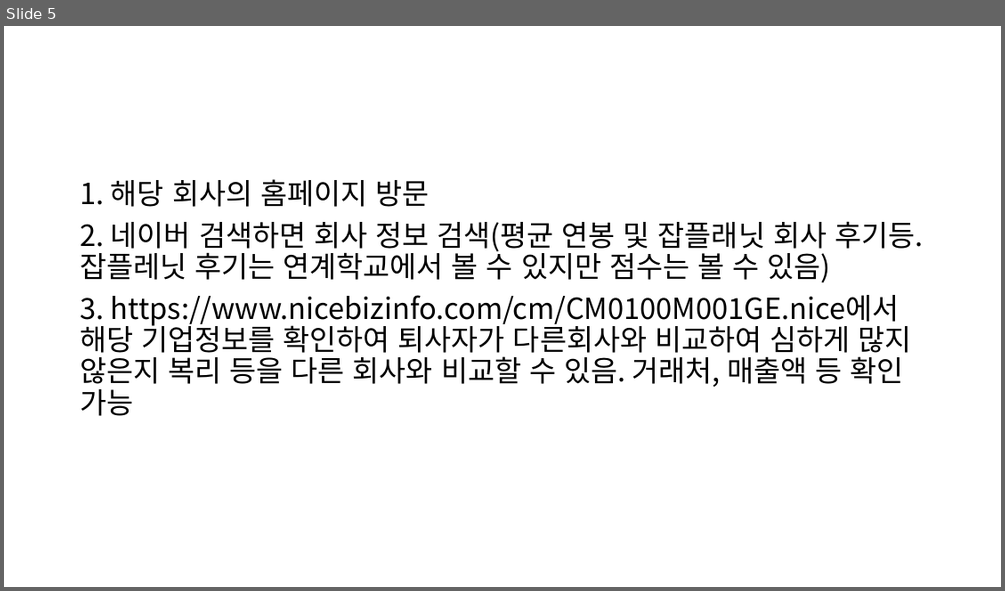
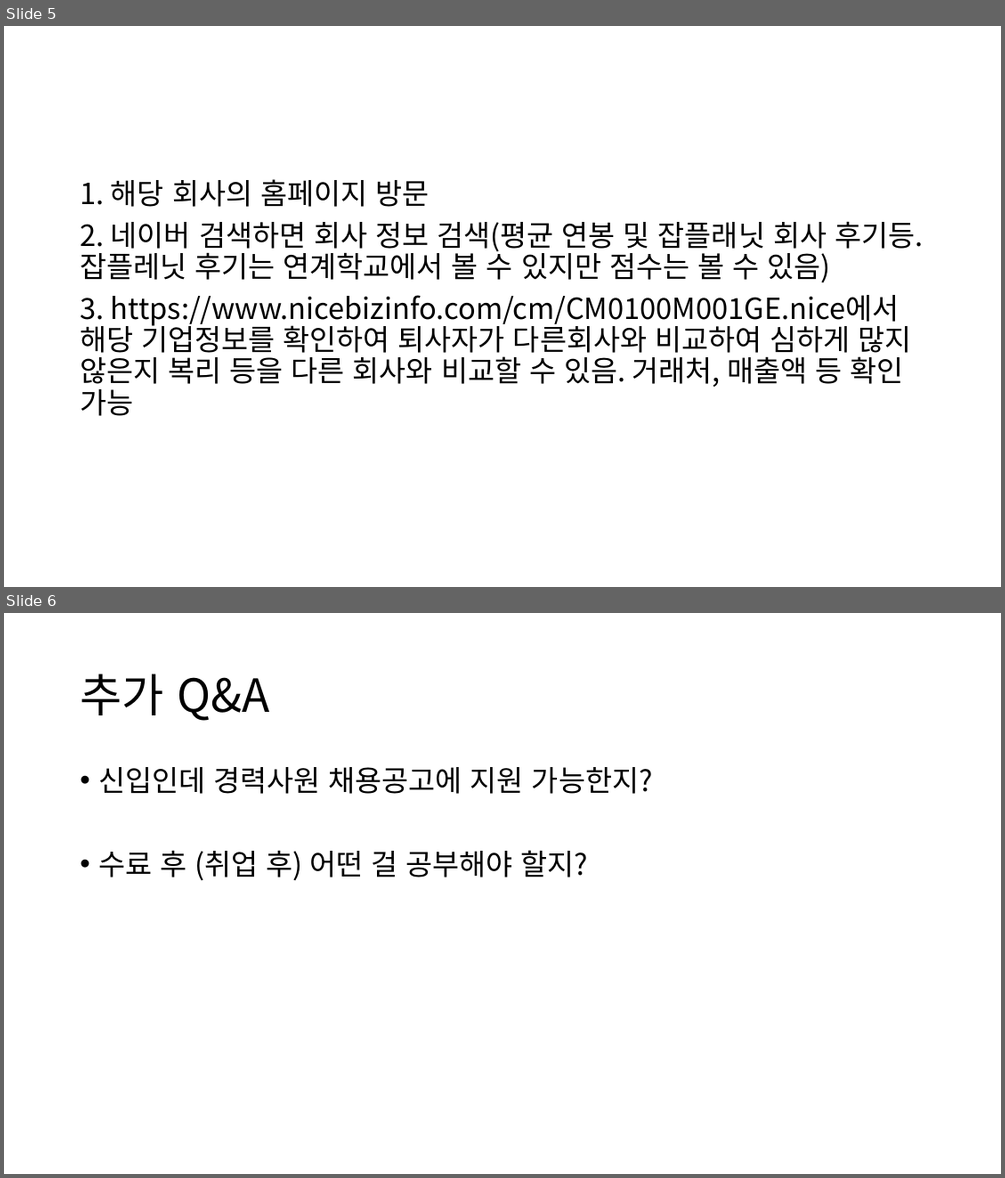
Before and after one commit to yisy0703/ai, a slide deck: 취업/상대가 원하는 나로 보이기.pptx. Shown one above the other, each under a label of ours: slide 5 before the commit, slides 5 and 6 after it. The pictures are 1005x591 and 1005x1178 pixels, drawn with LibreOffice and Linux fonts; fonts in the diff are those of the drawing. Boxes give left, top, right and bottom in pixels: in the first picture for what was removed or moved away, otherwise in the second. Text is boxed around its words. In the diff, an @@ line names an element or a change of style, - is before the commit and + after.

```diff
--- a/취업/상대가 원하는 나로 보이기.pptx
+++ b/취업/상대가 원하는 나로 보이기.pptx
@@ slide 6 added at <box>4,613,1001,1174</box>, background #FFFFFF @@
@@ title added at <box>80,674,269,721</box>, 44 pt, text #000000 @@
+추가 Q&A
@@ text added at <box>98,767,653,880</box>, 28 pt, text #000000 @@
+• 신입인데 경력사원 채용공고에 지원 가능한지?
+• 수료 후 (취업 후) 어떤 걸 공부해야 할지?
```
Also in this commit, not shown: 1 slide changed, 2 other files.
